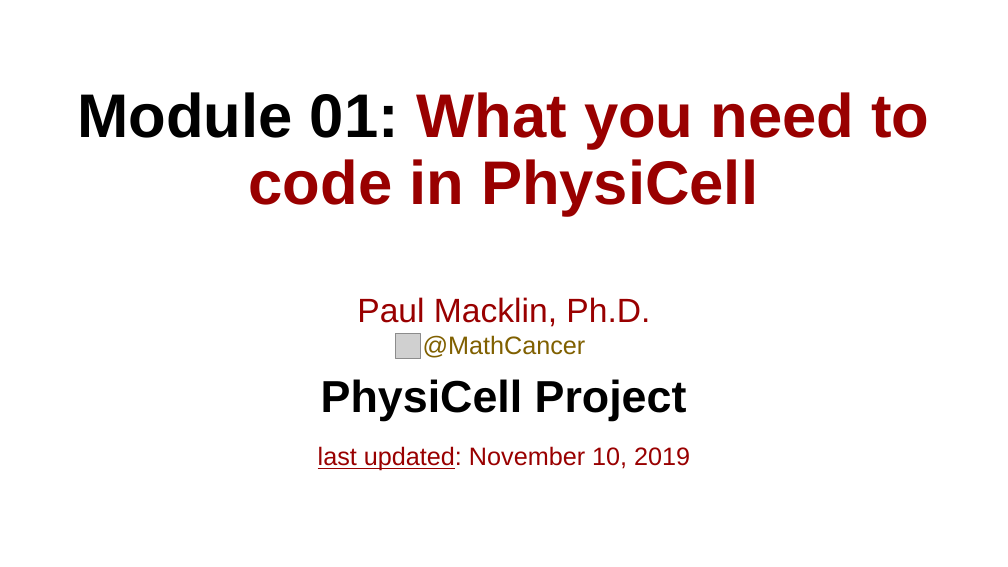
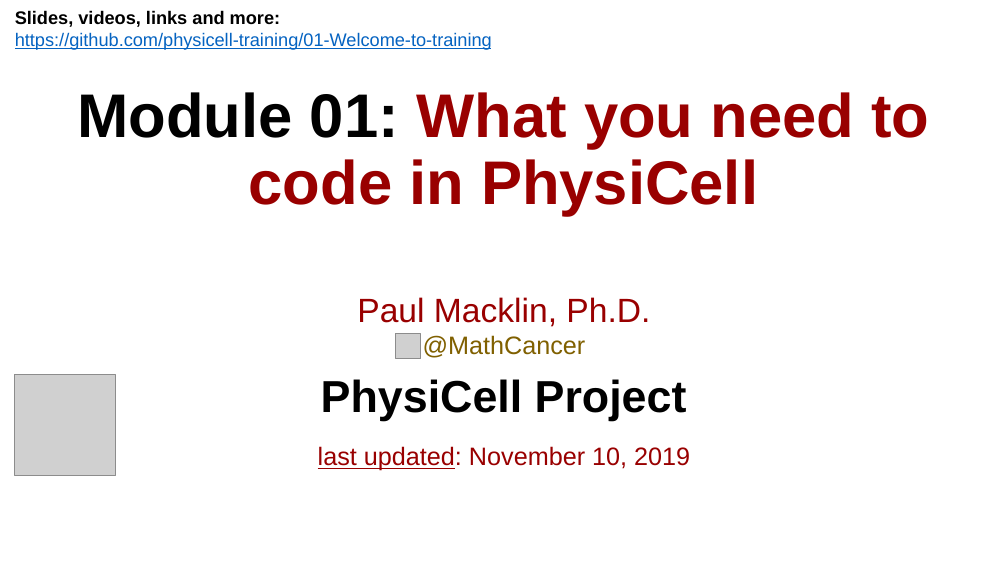
Before and after one commit to physicell-training/00-What-you-need, a slide deck: slide 1 of pptx_source/01-What-you-need.pptx. Drawn at 1008x567 pixels with LibreOffice and Linux fonts; fonts in the diff are those of the drawing; grey boxes stand for pictures; background and template pictures are left out. Boxes give left, top, right and bottom in pixels: in the first picture for what was removed or moved away, otherwise in the second. Text is boxed around its words. In the diff, an @@ line names an element or a change of style, - is before the commit and + after.

```diff
--- a/pptx_source/01-What-you-need.pptx
+++ b/pptx_source/01-What-you-need.pptx
@@ text added at bbox=[15, 10, 492, 50], 13 pt, text #0563C1, underline @@
+Slides, videos, links and more:
+https://github.com/physicell-training/01-Welcome-to-training
@@ picture added at bbox=[15, 375, 116, 476] @@
```
Also in this commit, not shown: 3 other files.
